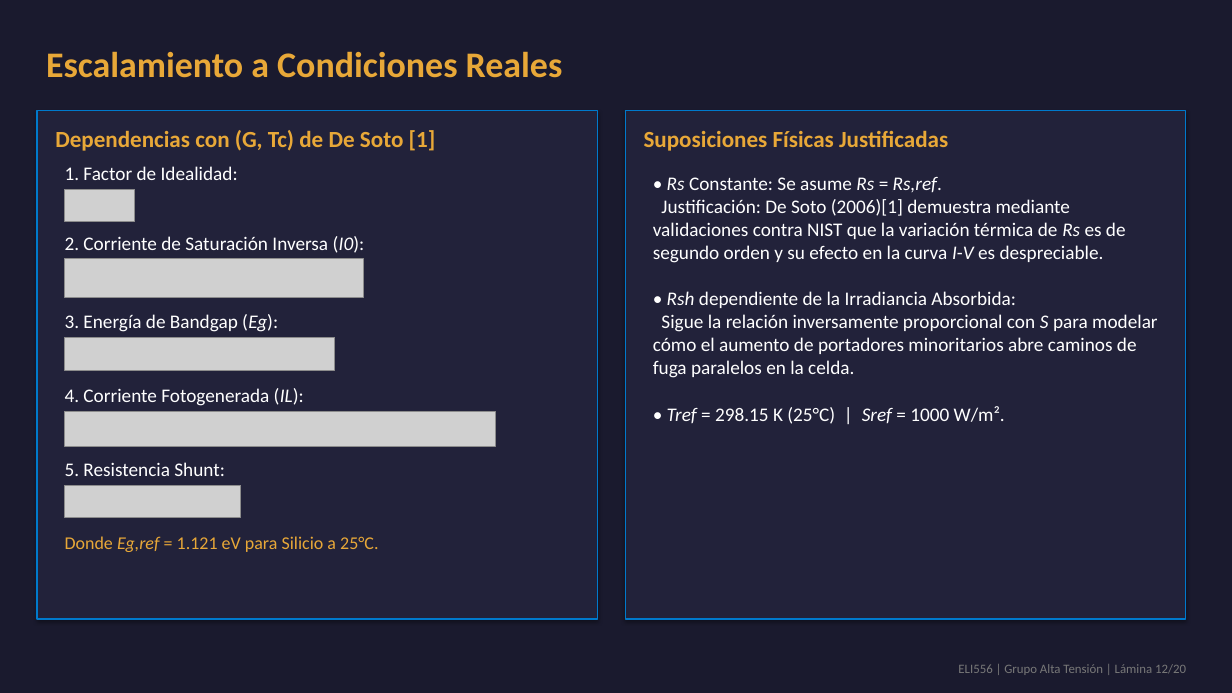
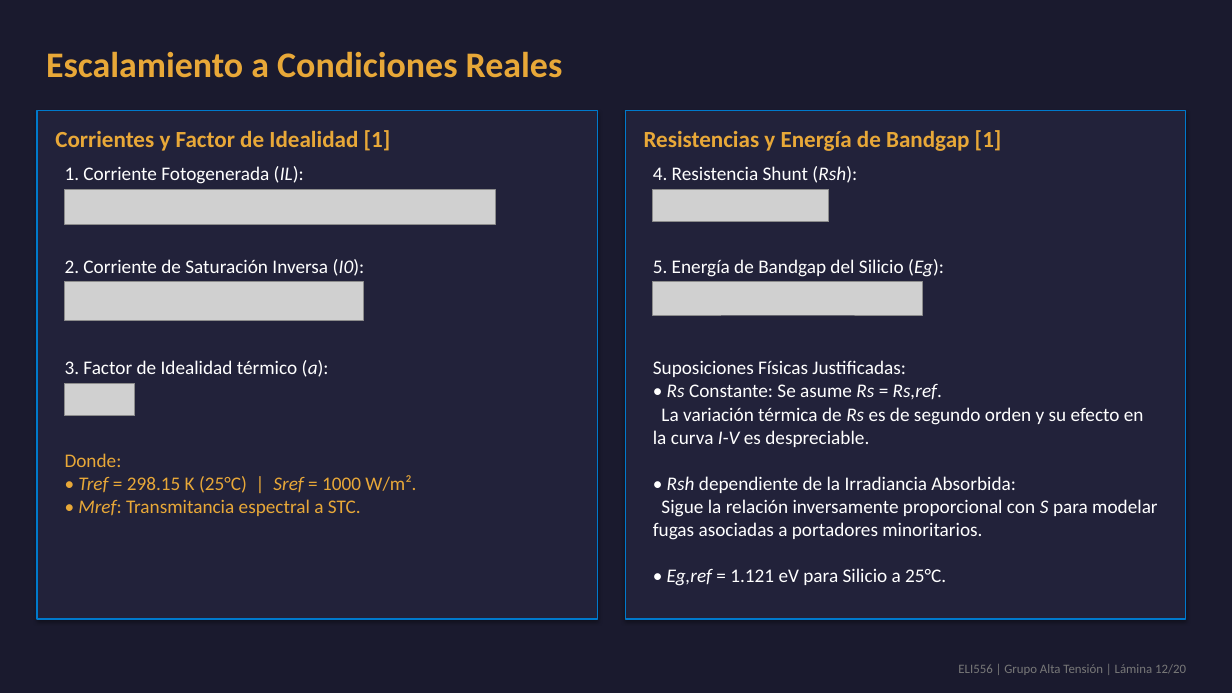
Before and after one commit to theChosen16/t2-paneles, a slide deck: slide 12 of output/Presentacion_Final_ELI556_Atacama.pptx. Drawn at 1232x693 pixels with LibreOffice and Linux fonts; fonts in the diff are those of the drawing; grey boxes stand for pictures. Boxes give left, top, right and bottom in pixels: in the first picture for what was removed or moved away, otherwise in the second. Text is boxed around its words. In the diff, an @@ line names an element or a change of style, - is before the commit and + after.

```diff
--- a/output/Presentacion_Final_ELI556_Atacama.pptx
+++ b/output/Presentacion_Final_ELI556_Atacama.pptx
@@ text at [55, 130, 391, 151]: text changed @@
-Dependencias con (G, Tc) de De Soto [1]
+Corrientes y Factor de Idealidad [1]
@@ text at [644, 130, 1002, 151]: text changed @@
-Suposiciones Físicas Justificadas
+Resistencias y Energía de Bandgap [1]
@@ text at [65, 166, 304, 184]: text changed @@
-1. Factor de Idealidad:
+1. Corriente Fotogenerada (IL):
@@ text added at [653, 166, 857, 183], 15 pt, text #FFFFFF @@
+4. Resistencia Shunt (Rsh):
@@ picture: place and size @@
-picture at [65, 411, 495, 446]
+picture at [65, 189, 495, 225]
@@ picture: place and size @@
-picture at [65, 485, 240, 518]
+picture at [653, 189, 829, 222]
@@ text "2. Corriente de Saturación Inversa ...": place and size @@
-text "2. Corriente de Saturación Inversa ..." at [65, 236, 365, 253]
+text "2. Corriente de Saturación Inversa ..." at [65, 259, 365, 276]
@@ text added at [653, 259, 944, 277], 15 pt, text #FFFFFF @@
+5. Energía de Bandgap del Silicio (Eg):
@@ picture: place and size @@
-picture at [65, 259, 363, 298]
+picture at [65, 282, 363, 321]
@@ picture: place and size @@
-picture at [65, 337, 335, 371]
+picture at [653, 282, 923, 315]
@@ text "Suposiciones Físicas Justificadas:": place and size @@
-text "Suposiciones Físicas Justificadas:" at [653, 177, 1157, 424]
+text "Suposiciones Físicas Justificadas:" at [653, 360, 1157, 586]
@@ text at [65, 360, 329, 377]: text changed @@
-3. Energía de Bandgap (Eg):
+3. Factor de Idealidad térmico (a):
@@ picture: place and size @@
-picture at [65, 189, 135, 222]
+picture at [65, 384, 135, 416]
@@ text removed at [65, 388, 304, 406] @@
-4. Corriente Fotogenerada (IL):
@@ text at [653, 360, 906, 377]: paragraph added @@
+Suposiciones Físicas Justificadas:
@@ text at [653, 407, 1144, 447]: text changed @@
-Justificación: De Soto (2006)[1] demuestra mediante validaciones contra NIST que la variación térmica de Rs es de segundo orden y su efecto en la curva I-V es despreciable.
+La variación térmica de Rs es de segundo orden y su efecto en la curva I-V es despreciable.
@@ text removed at [65, 462, 225, 476] @@
-5. Resistencia Shunt:
@@ text added at [65, 453, 416, 516], 15 pt, text #E8A838 @@
+Donde:
+• Tref = 298.15 K (25°C) | Sref = 1000 W/m².
+• Mref: Transmitancia espectral a STC.
@@ text at [653, 499, 1157, 586]: text changed @@
-Sigue la relación inversamente proporcional con S para modelar cómo el aumento de portadores minoritarios abre caminos de fuga paralelos en la celda.
-• Tref = 298.15 K (25°C) | Sref = 1000 W/m².
+Sigue la relación inversamente proporcional con S para modelar fugas asociadas a portadores minoritarios.
+• Eg,ref = 1.121 eV para Silicio a 25°C.
@@ text removed at [65, 536, 378, 552] @@
-Donde Eg,ref = 1.121 eV para Silicio a 25°C.
```
Also in this commit, not shown: 2 other slides changed, 4 other files.
